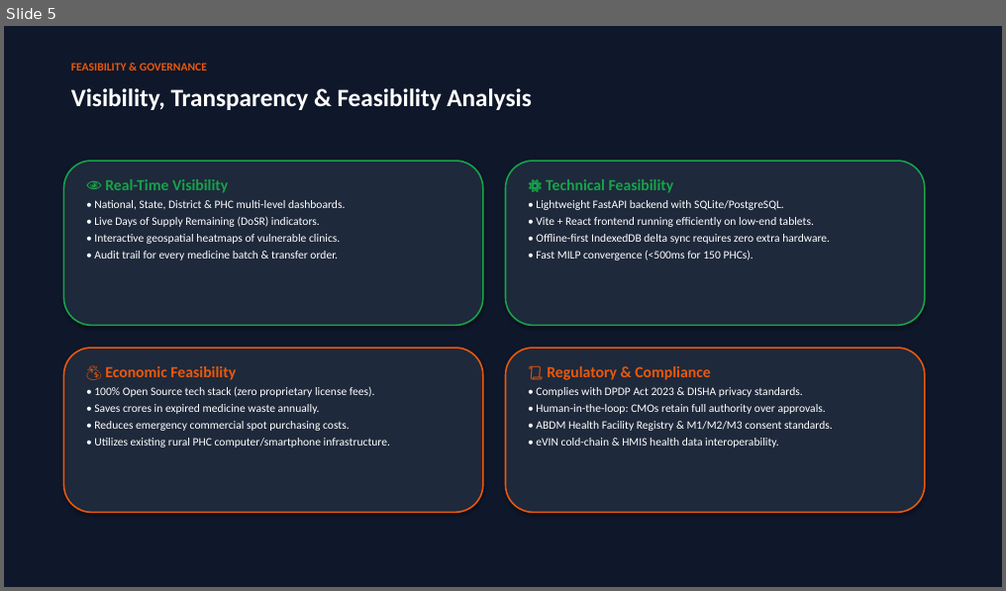
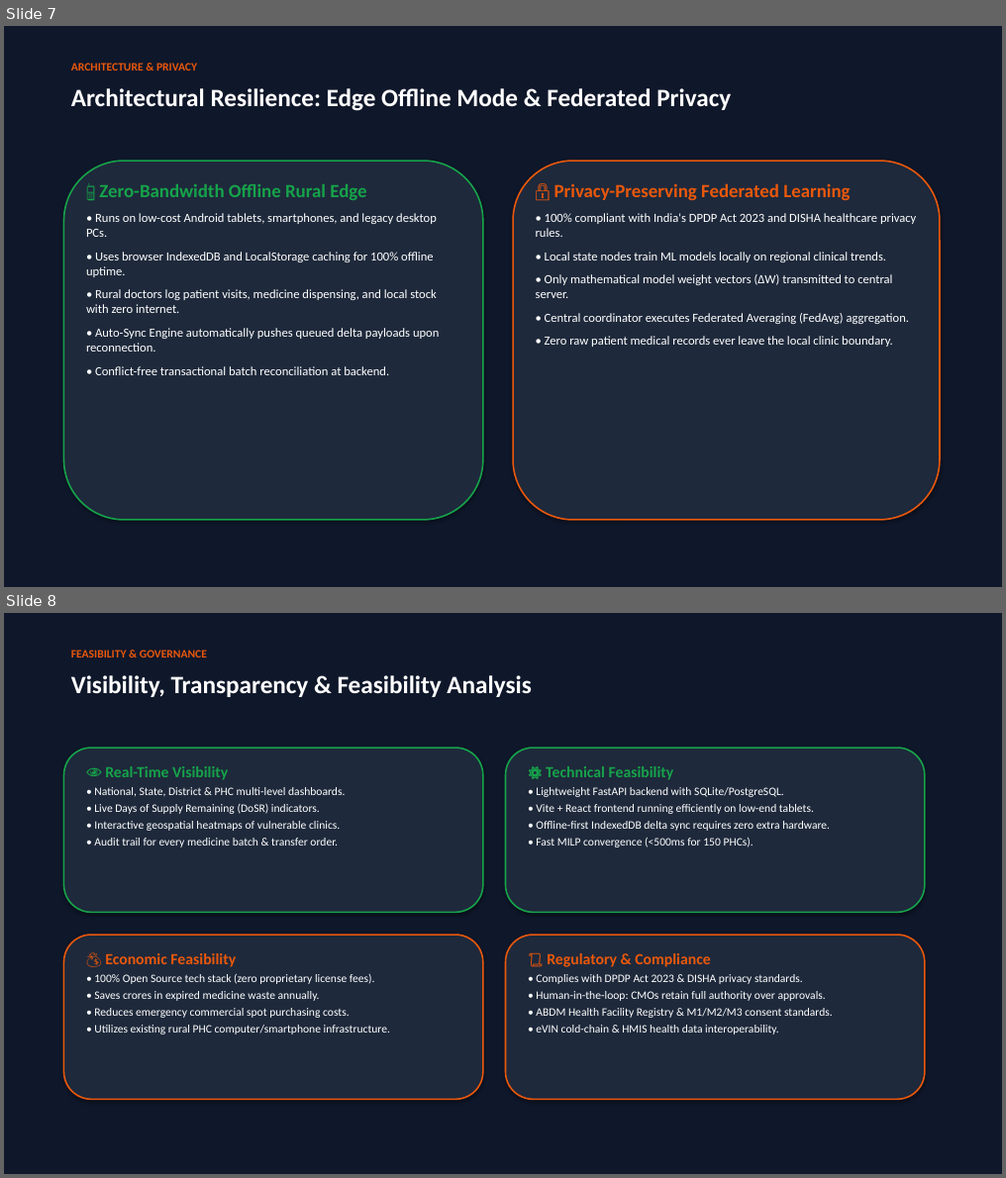
Before and after one commit to rudraa0604/Swasthya-Setu-AI, a slide deck: SwasthyaSetu_AI_Presentation.pptx. Shown one above the other, each under a label of ours: slide 5 before the commit, slides 7 and 8 after it. The pictures are 1006x591 and 1006x1178 pixels, drawn with LibreOffice and Linux fonts; fonts in the diff are those of the drawing. Boxes give left, top, right and bottom in pixels: in the first picture for what was removed or moved away, otherwise in the second. Text is boxed around its words. In the diff, an @@ line names an element or a change of style, - is before the commit and + after.

```diff
--- a/SwasthyaSetu_AI_Presentation.pptx
+++ b/SwasthyaSetu_AI_Presentation.pptx
@@ slide 7 added at box(4, 26, 1002, 587), background #FFFFFF @@
@@ rectangle added at box(4, 26, 1002, 587), fill #0F172A @@
@@ text added at box(71, 63, 197, 71), 11 pt, text #EA580C, bold @@
+ARCHITECTURE & PRIVACY
@@ text added at box(71, 88, 731, 111), 24 pt, text #FFFFFF, bold @@
+Architectural Resilience: Edge Offline Mode & Federated Privacy
@@ rounded rectangle added at box(63, 161, 483, 520), fill #1E293B, outline #16A34A 1.5 pt @@
@@ rounded rectangle added at box(513, 161, 940, 520), fill #1E293B, outline #EA580C 1.5 pt @@
@@ text added at box(86, 184, 439, 375), 12 pt, text #FFFFFF @@
+📱 Zero-Bandwidth Offline Rural Edge
+• Runs on low-cost Android tablets, smartphones, and legacy desktop PCs.
+• Uses browser IndexedDB and LocalStorage caching for 100% offline uptime.
+• Rural doctors log patient visits, medicine dispensing, and local stock with zero internet.
+• Auto-Sync Engine automatically pushes queued delta payloads upon reconnection.
+• Conflict-free transactional batch reconciliation at backend.
@@ text added at box(536, 183, 916, 347), 12 pt, text #FFFFFF @@
+🔒 Privacy-Preserving Federated Learning
+• 100% compliant with India's DPDP Act 2023 and DISHA healthcare privacy rules.
+• Local state nodes train ML models locally on regional clinical trends.
+• Only mathematical model weight vectors (ΔW) transmitted to central server.
+• Central coordinator executes Federated Averaging (FedAvg) aggregation.
+• Zero raw patient medical records ever leave the local clinic boundary.
@@ what was slide 5 is now slide 8 @@
```
Also in this commit, not shown: 7 slides changed, 2 other slides added, 4 other files.
